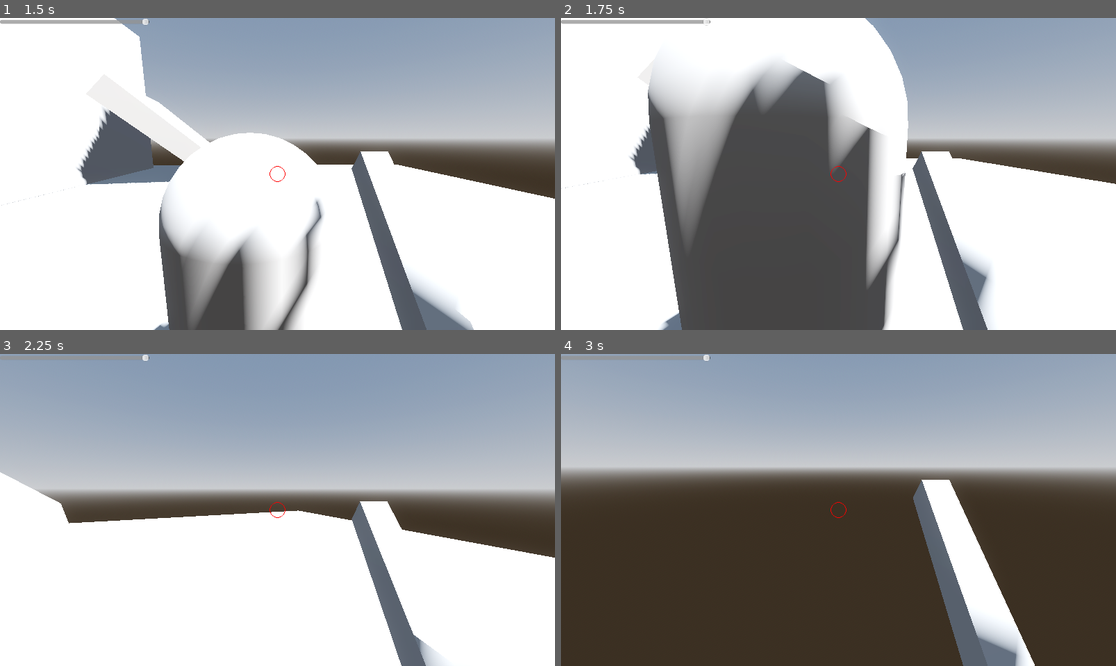
Above: before the commit, frames 1-4 (two rows, left to right).
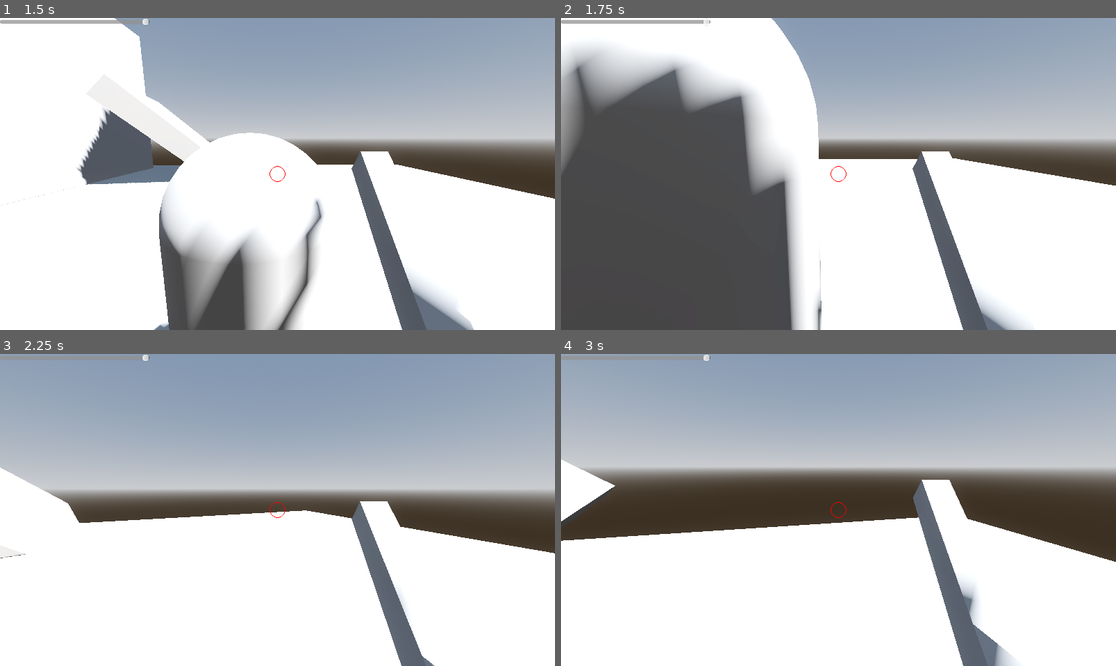
Above: after the commit, the same moments.

Repository: Dolphcode/ggj-2026
Game: Godot game, scene res://Scenes/base_player_movement.tscn
The game is run twice, just before and just after one commit, with the same random seed, the same clock (stepped at 60 frames per second) and the same inputs.
Inputs (mouse positions are in pixels of both pictures, inside the frame that each line leads up to):
- Up to frame 1 (1.5 s): tap Enter (ui_accept) at 0.5, 0.77 s; move the mouse to (399, 158) at 0.52 s; hold D (right) 0.53-1.28 s; tap Shift (slide) at 0.6 s; click (399, 158) at 0.67 s; move the mouse to (249, 174) at 1.27 s; hold W (forward) from 1.28 s (still down); click (249, 174) at 1.35 s
- Up to frame 2 (1.75 s): keep holding W (forward); tap Enter (ui_accept) at 1.52 s; tap Shift (slide) at 1.55 s
- Up to frame 3 (2.25 s): keep holding W (forward); move the mouse to (288, 503) at 2.02 s; tap Q (equip_mask) at 2.1 s
- Up to frame 4 (3 s): keep holding W (forward); tap Shift (slide) at 2.3, 2.85 s; move the mouse to (832, 516) at 2.77 s

Frame 1 is identical in both runs. In frame 2, 43% of the frame differs, in the area x 0-100%, y 0-100%; in frame 3, 0.9%; in frame 4, 40%.

Commit message:
Add lerp to player movement to smooth it out

Diff:
--- a/Scripts/player.gd
+++ b/Scripts/player.gd
@@ -49,10 +49,6 @@
 	if Input.is_action_just_pressed("ui_accept") and is_on_floor():
 		velocity.y = JUMP_VELOCITY
 
-	if Input.is_action_just_pressed("slide") and is_on_floor():
-		ACCELERATION = 1.0
-		speed_modifier = 2.0
-
 	# Get the input direction and handle the movement/deceleration.
 	# As good practice, you should replace UI actions with custom gameplay actions.
 	var input_dir := Input.get_vector("left", "right", "forward", "back")
--- a/game/player/player_main.tscn
+++ b/game/player/player_main.tscn
@@ -138,7 +138,4 @@
 
 [node name="AnimationPlayer" type="AnimationPlayer" parent="." unique_id=1680644644]
 
-[node name="SlideCheck" type="RayCast3D" parent="." unique_id=771508260]
-target_position = Vector3(-1, 0, 0)
-
 [connection signal="area_entered" from="HealthManager/StandingHitbox" to="HealthManager" method="_on_standing_hitbox_area_entered"]
